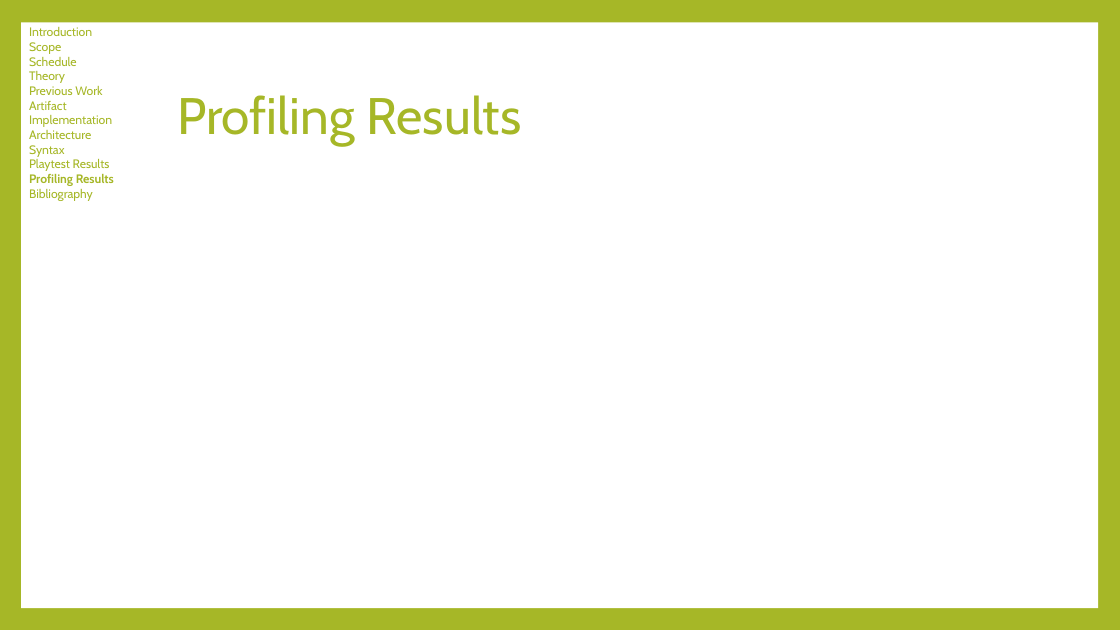
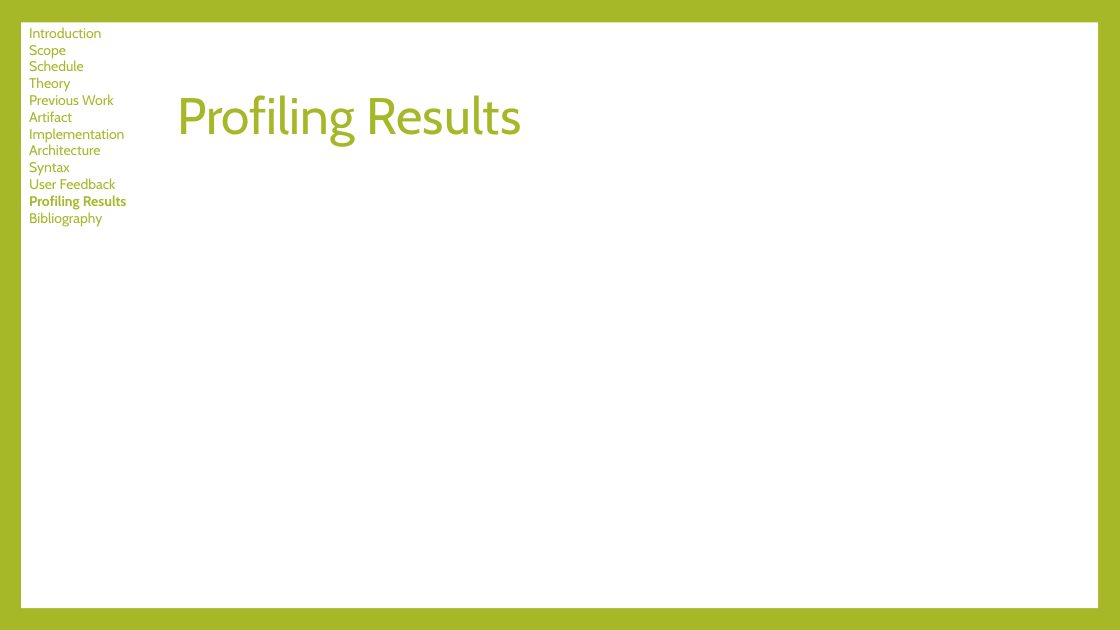
Before and after one commit to tylerwolverton/Guildhall, a slide deck: slide 26 of Zephyr/Documentation/Wolverton_Defense_Slides.pptx (slide 12 before the commit). Drawn at 1120x630 pixels with LibreOffice and Linux fonts; fonts in the diff are those of the drawing. Boxes give left, top, right and bottom in pixels: in the first picture for what was removed or moved away, otherwise in the second. Text is boxed around its words. In the diff, an @@ line names an element or a change of style, - is before the commit and + after.

```diff
--- a/Zephyr/Documentation/Wolverton_Defense_Slides.pptx
+++ b/Zephyr/Documentation/Wolverton_Defense_Slides.pptx
@@ text at (29, 27, 127, 227): size 10.5 to 12 pt @@
@@ text at (29, 178, 116, 189): text changed; size 10.5 to 12 pt @@
-Playtest Results
+User Feedback
```
Also in this commit, not shown: 11 other slides changed, 14 slides added.
